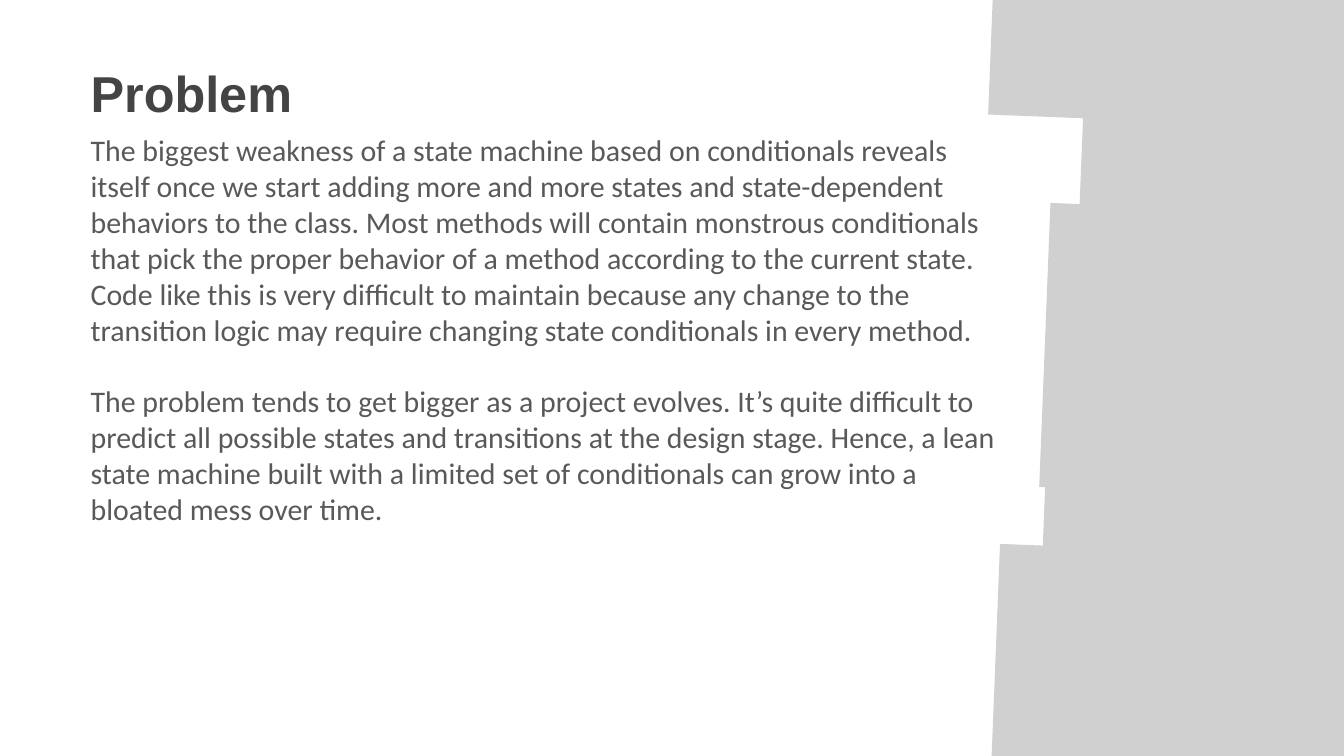
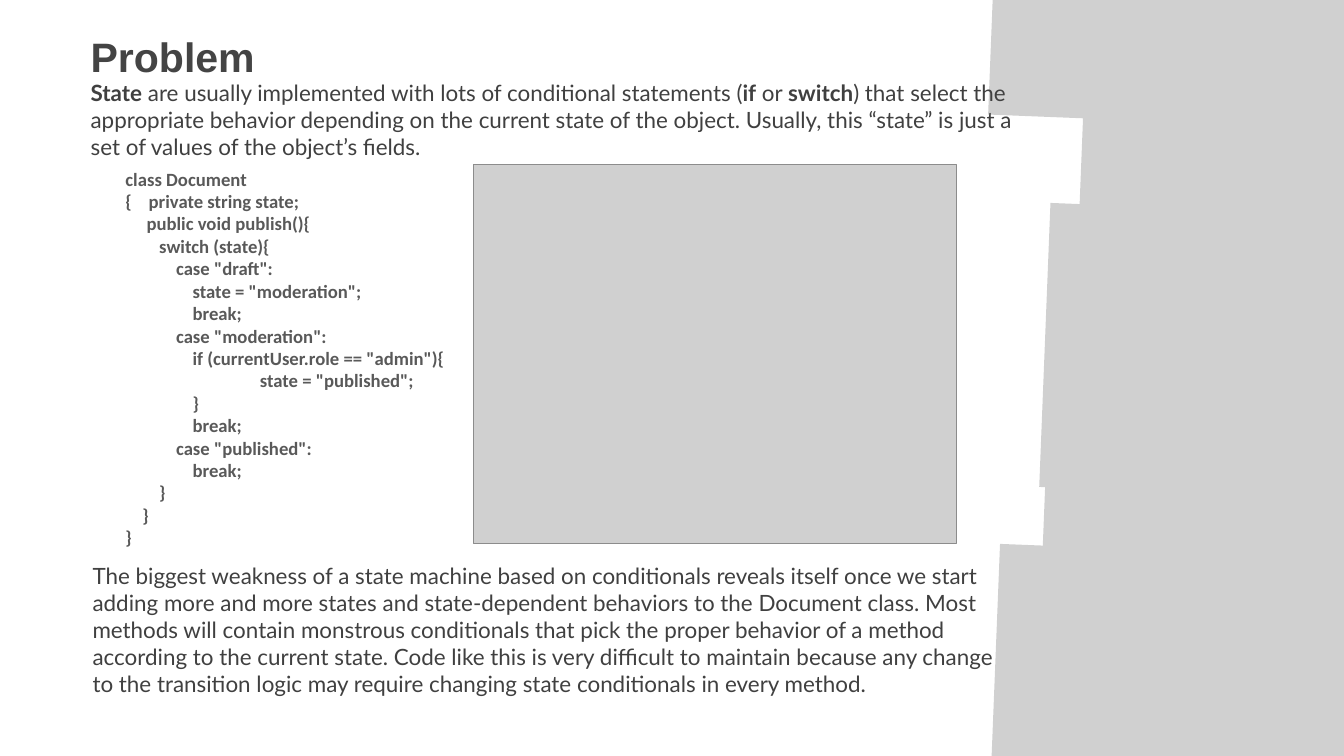
Before and after one commit to imdeni/designpattern, a slide deck: slide 3 of State.pptx. Drawn at 1344x756 pixels with LibreOffice and Linux fonts; fonts in the diff are those of the drawing; grey boxes stand for pictures. Boxes give left, top, right and bottom in pixels: in the first picture for what was removed or moved away, otherwise in the second. Text is boxed around its words. In the diff, an @@ line names an element or a change of style, - is before the commit and + after.

```diff
--- a/State.pptx
+++ b/State.pptx
@@ text "Problem": place and size @@
-text "Problem" at <box>91,75,292,113</box>
+text "Problem" at <box>91,42,255,73</box>
@@ text "Problem" at <box>91,42,255,73</box>: size 54 to 44 pt @@
@@ text added at <box>91,82,1011,159</box>, 24 pt, text #404040 @@
+State are usually implemented with lots of conditional statements (if or switch) that select the appropriate behavior depending on the current state of the object. Usually, this “state” is just a set of values of the object’s fields.
@@ text added at <box>125,173,444,480</box>, 20 pt, text #595959, bold @@
+class Document
+{ private string state;
+public void publish(){
+switch (state){
+case "draft":
+state = "moderation";
+break;
+case "moderation":
+if (currentUser.role == "admin"){
+state = "published";
+}
+break;
+case "published":
+break;
+}
+}
+}
@@ picture added at <box>473,164,956,544</box> @@
@@ text at <box>93,567,992,696</box>: text changed; size 32 to 24 pt; font Calibri to Lato; text colour #595959 to #404040 @@
-The biggest weakness of a state machine based on conditionals reveals itself once we start adding more and more states and state-dependent behaviors to the class. Most methods will contain monstrous conditionals that pick the proper behavior of a method according to the current state. Code like this is very difficult to maintain because any change to the transition logic may require changing state conditionals in every method.
-The problem tends to get bigger as a project evolves. It’s quite difficult to predict all possible states and transitions at the design stage. Hence, a lean state machine built with a limited set of conditionals can grow into a bloated mess over time.
+The biggest weakness of a state machine based on conditionals reveals itself once we start adding more and more states and state-dependent behaviors to the Document class. Most methods will contain monstrous conditionals that pick the proper behavior of a method according to the current state. Code like this is very difficult to maintain because any change to the transition logic may require changing state conditionals in every method.
```
Also in this commit, not shown: 3 other slides changed, 2 slides added, 1 slide removed, 14 other files.
